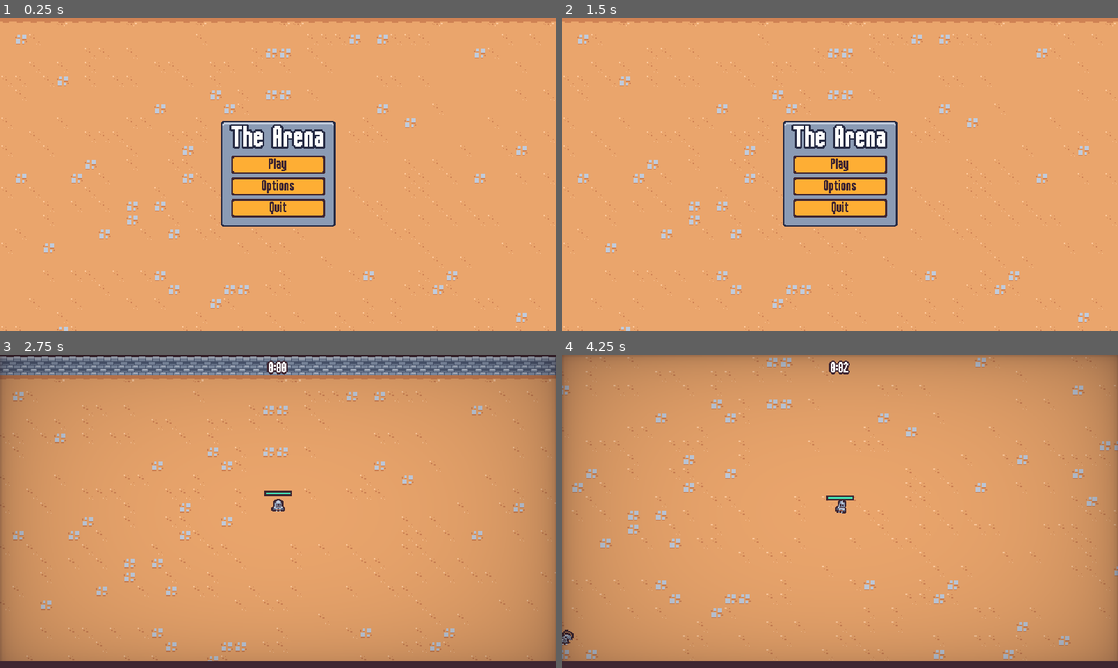
Above: before the commit, frames 1-4 (two rows, left to right).
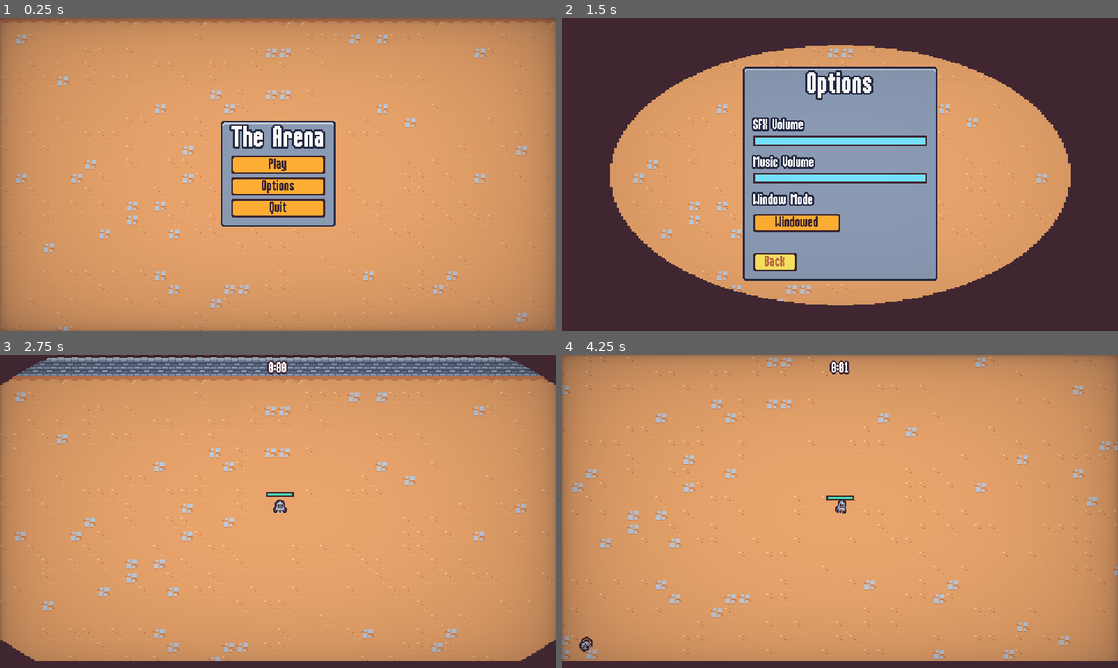
Above: after the commit, the same moments.

Repository: nadeemkhedr/survivor-game-godot
Game: Godot game, scene res://scenes/ui/main_menu.tscn
Two runs of this game, one before a commit and one after it. Both use one fixed random seed, a clock stepped at 60 frames per second and the inputs below.
Inputs (mouse positions are in pixels of both pictures, inside the frame that each line leads up to):
- Up to frame 1 (0.25 s): no input
- Up to frame 2 (1.5 s): click "Options" at 0.5 s; click "Back" at 1.25 s
- Up to frame 3 (2.75 s): click "Play" at 2 s
- Up to frame 4 (4.25 s): move the mouse to (962, 495) at 2.77 s; press the mouse at (962, 495) at 2.78 s; hold D (move_right) 2.78-3.53 s; move the mouse to (728, 527) at 3.52 s; release the mouse at (728, 527) at 3.53 s; hold S (move_down) from 3.53 s (still down); click (728, 527) at 3.6 s

The runs differ from the first frame. In frame 1, 32% of the frame differs, in the area x 0-100%, y 0-100%; in frame 2, 68%; in frame 3, 8.4%; in frame 4, 0.2%.

Commit message:
✨ feat: add screen transitions

Diff:
--- a/project.godot
+++ b/project.godot
@@ -19,6 +19,7 @@
 
 GameEvents="*res://scenes/autoload/game_events.tscn"
 MusicPlayer="*res://scenes/autoload/music_player.tscn"
+ScreenTransition="*res://scenes/autoload/screen_transition.tscn"
 
 [debug]
 
--- /dev/null
+++ b/scenes/autoload/screen_transition.gd
@@ -0,0 +1,18 @@
+extends CanvasLayer
+
+signal transitioned_halfway
+
+var skip_emit = false
+
+func transition():
+	$AnimationPlayer.play("default")
+	await transitioned_halfway
+	skip_emit = true
+	$AnimationPlayer.play_backwards("default")
+
+
+func emit_transitioned_halfway():
+	if skip_emit:
+		skip_emit = false
+		return
+	transitioned_halfway.emit()
--- /dev/null
+++ b/scenes/autoload/screen_transition.gdshader
@@ -0,0 +1,16 @@
+shader_type canvas_item;
+
+uniform vec4 transition_color: source_color;
+uniform sampler2D transition_texture: filter_nearest;
+uniform float percent : hint_range(0.0, 1.0);
+
+void fragment() {
+	// Place fragment code here.
+	vec4 transition_texture_color = texture(transition_texture, UV);
+	if (transition_texture_color.r > percent) {
+		COLOR.a = 0.0;
+	}
+	else {
+		COLOR = transition_color;
+	}
+}
--- /dev/null
+++ b/scenes/autoload/screen_transition.tscn
@@ -0,0 +1,107 @@
+[gd_scene load_steps=8 format=3 uid="uid://c051g814rxo14"]
+
+[ext_resource type="Shader" path="res://scenes/autoload/screen_transition.gdshader" id="1_absfa"]
+[ext_resource type="Script" path="res://scenes/autoload/screen_transition.gd" id="1_unilh"]
+[ext_resource type="Texture2D" uid="uid://b16b82tsb3wj1" path="res://assets/ui/screen_transition.png" id="2_rl0y3"]
+
+[sub_resource type="Animation" id="Animation_ln01f"]
+length = 0.001
+tracks/0/type = "value"
+tracks/0/imported = false
+tracks/0/enabled = true
+tracks/0/path = NodePath("ColorRect:material:shader_parameter/percent")
+tracks/0/interp = 1
+tracks/0/loop_wrap = true
+tracks/0/keys = {
+"times": PackedFloat32Array(0),
+"transitions": PackedFloat32Array(1),
+"update": 0,
+"values": [0.0]
+}
+tracks/1/type = "value"
+tracks/1/imported = false
+tracks/1/enabled = true
+tracks/1/path = NodePath("ColorRect:visible")
+tracks/1/interp = 1
+tracks/1/loop_wrap = true
+tracks/1/keys = {
+"times": PackedFloat32Array(0),
+"transitions": PackedFloat32Array(1),
+"update": 1,
+"values": [false]
+}
+
+[sub_resource type="Animation" id="Animation_k6ic2"]
+resource_name = "default"
+length = 0.4
+step = 0.01
+tracks/0/type = "value"
+tracks/0/imported = false
+tracks/0/enabled = true
+tracks/0/path = NodePath("ColorRect:material:shader_parameter/percent")
+tracks/0/interp = 1
+tracks/0/loop_wrap = true
+tracks/0/keys = {
+"times": PackedFloat32Array(0, 0.4),
+"transitions": PackedFloat32Array(2, 1),
+"update": 0,
+"values": [0.0, 1.0]
+}
+tracks/1/type = "method"
+tracks/1/imported = false
+tracks/1/enabled = true
+tracks/1/path = NodePath(".")
+tracks/1/interp = 1
+tracks/1/loop_wrap = true
+tracks/1/keys = {
+"times": PackedFloat32Array(0.39),
+"transitions": PackedFloat32Array(1),
+"values": [{
+"args": [],
+"method": &"emit_transitioned_halfway"
+}]
+}
+tracks/2/type = "value"
+tracks/2/imported = false
+tracks/2/enabled = true
+tracks/2/path = NodePath("ColorRect:visible")
+tracks/2/interp = 1
+tracks/2/loop_wrap = true
+tracks/2/keys = {
+"times": PackedFloat32Array(0, 0.01),
+"transitions": PackedFloat32Array(1, 1),
+"update": 1,
+"values": [false, true]
+}
+
+[sub_resource type="AnimationLibrary" id="AnimationLibrary_etnt1"]
+_data = {
+"RESET": SubResource("Animation_ln01f"),
+"default": SubResource("Animation_k6ic2")
+}
+
+[sub_resource type="ShaderMaterial" id="ShaderMaterial_8jbcd"]
+shader = ExtResource("1_absfa")
+shader_parameter/transition_color = Color(0.247059, 0.14902, 0.192157, 1)
+shader_parameter/percent = 0.0
+shader_parameter/transition_texture = ExtResource("2_rl0y3")
+
+[node name="ScreenTransition" type="CanvasLayer"]
+process_mode = 3
+layer = 5
+script = ExtResource("1_unilh")
+
+[node name="AnimationPlayer" type="AnimationPlayer" parent="."]
+libraries = {
+"": SubResource("AnimationLibrary_etnt1")
+}
+
+[node name="ColorRect" type="ColorRect" parent="."]
+visible = false
+material = SubResource("ShaderMaterial_8jbcd")
+anchors_preset = 15
+anchor_right = 1.0
+anchor_bottom = 1.0
+grow_horizontal = 2
+grow_vertical = 2
+mouse_filter = 2
--- a/scenes/ui/end_screen.gd
+++ b/scenes/ui/end_screen.gd
@@ -25,6 +25,8 @@
 		$VictoryStreamPlayer.play()
 
 func on_restart_button_pressed():
+	ScreenTransition.transition()
+	await ScreenTransition.transitioned_halfway
 	get_tree().paused = false
 	get_tree().change_scene_to_file("res://scenes/main/main.tscn")
 
--- a/scenes/ui/main_menu.gd
+++ b/scenes/ui/main_menu.gd
@@ -10,10 +10,14 @@
 
 
 func on_play_pressed():
+	ScreenTransition.transition()
+	await ScreenTransition.transitioned_halfway
 	get_tree().change_scene_to_file("res://scenes/main/main.tscn")
 
 
 func on_options_pressed():
+	ScreenTransition.transition()
+	await ScreenTransition.transitioned_halfway
 	var options_instance = options_scene.instantiate()
 	add_child(options_instance)
 	options_instance.back_pressed.connect(on_options_closed.bind(options_instance))
--- a/scenes/ui/main_menu.tscn
+++ b/scenes/ui/main_menu.tscn
@@ -58,3 +58,4 @@
 text = "Quit"
 
 [node name="Vignette" parent="." instance=ExtResource("2_3buyy")]
+layer = 2
--- a/scenes/ui/options_menu.gd
+++ b/scenes/ui/options_menu.gd
@@ -50,4 +50,6 @@
 
 
 func on_back_pressed():
+	ScreenTransition.transition()
+	await ScreenTransition.transitioned_halfway
 	back_pressed.emit()
--- a/scenes/ui/pause_menu.gd
+++ b/scenes/ui/pause_menu.gd
@@ -47,6 +47,8 @@
 
 
 func on_options_pressed():
+	ScreenTransition.transition()
+	await ScreenTransition.transitioned_halfway
 	var options_instance = options_scene.instantiate()
 	add_child(options_instance)
 	options_instance.back_pressed.connect(on_options_closed.bind(options_instance))
--- a/scenes/ui/upgrade_screen.gd
+++ b/scenes/ui/upgrade_screen.gd
@@ -21,7 +21,6 @@
 		delay += 0.2
 
 
-
 func on_upgrade_selected(upgrade: AbilityUpgrade):
 	upgrade_selected.emit(upgrade)
 	$AnimationPlayer.play("out")
Binary file added: assets/ui/screen_transition.png
Not shown, added: assets/ui/screen_transition.png.import
